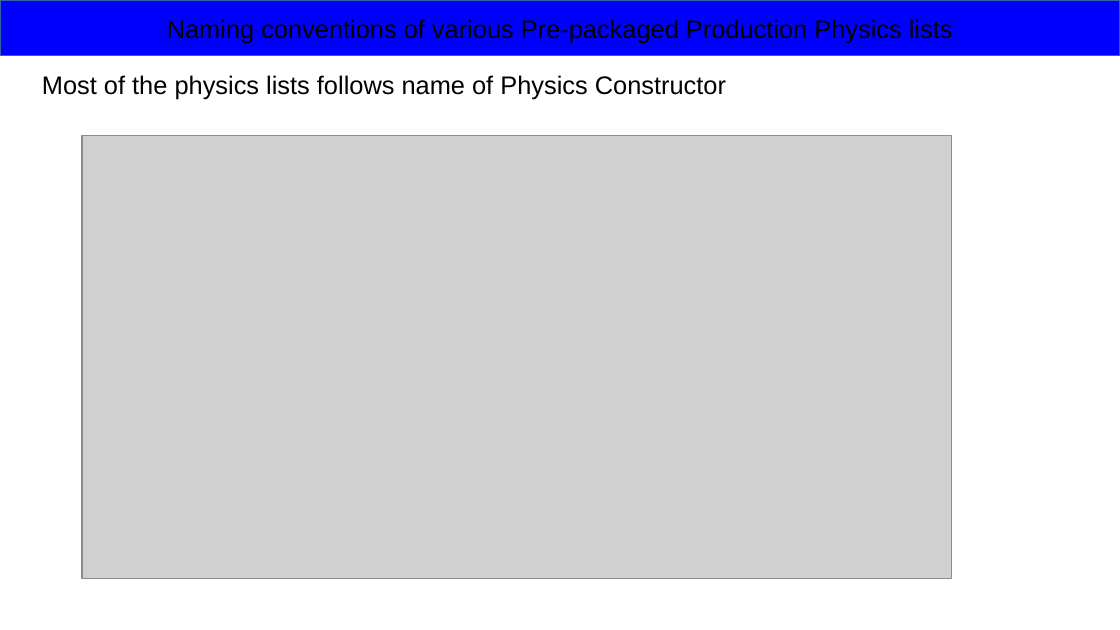
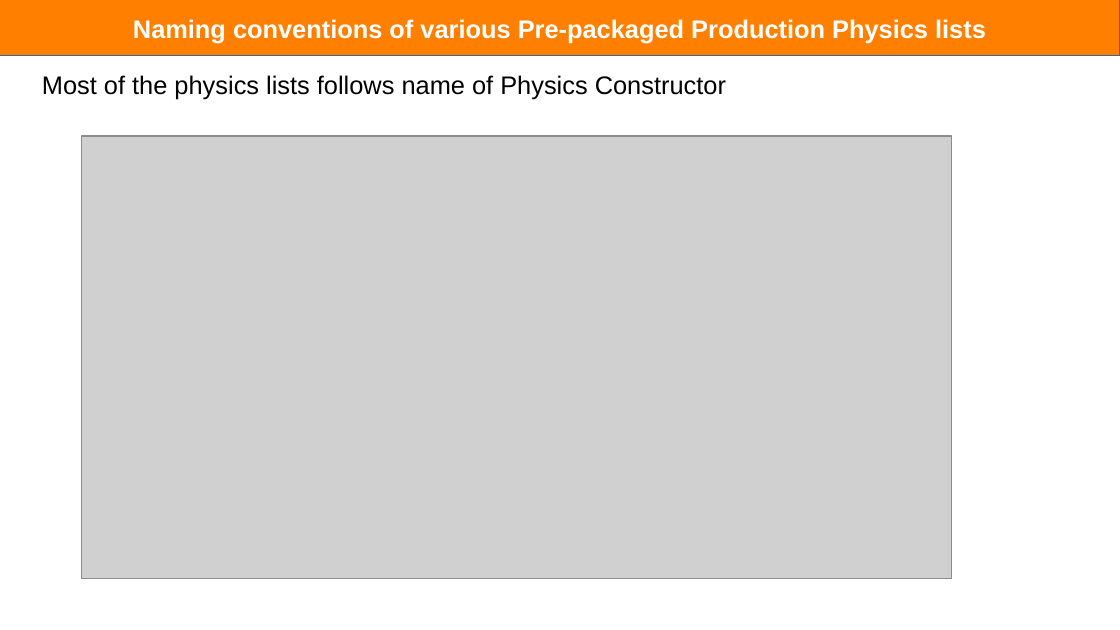
Before and after one commit to rsehgal/G4Simulations, a slide deck: slide 32 of Presentations/PhysicsList.pptx (slide 14 before the commit). Drawn at 1120x630 pixels with LibreOffice and Linux fonts; fonts in the diff are those of the drawing; grey boxes stand for pictures. Boxes give left, top, right and bottom in pixels: in the first picture for what was removed or moved away, otherwise in the second. Text is boxed around its words. In the diff, an @@ line names an element or a change of style, - is before the commit and + after.

Commit message:
Modified the PhysicsList PPTs

```diff
--- a/Presentations/PhysicsList.pptx
+++ b/Presentations/PhysicsList.pptx
@@ rectangle "Naming conventions of various Pre-packaged ..." at [0, 0, 1120, 56]: text colour #000000 to #FFFFFF, bold on; fill #0000FF to #FF8000 @@
```
Also in this commit, not shown: 14 other slides changed, 16 slides added, 2 slides removed, 2 other files.
